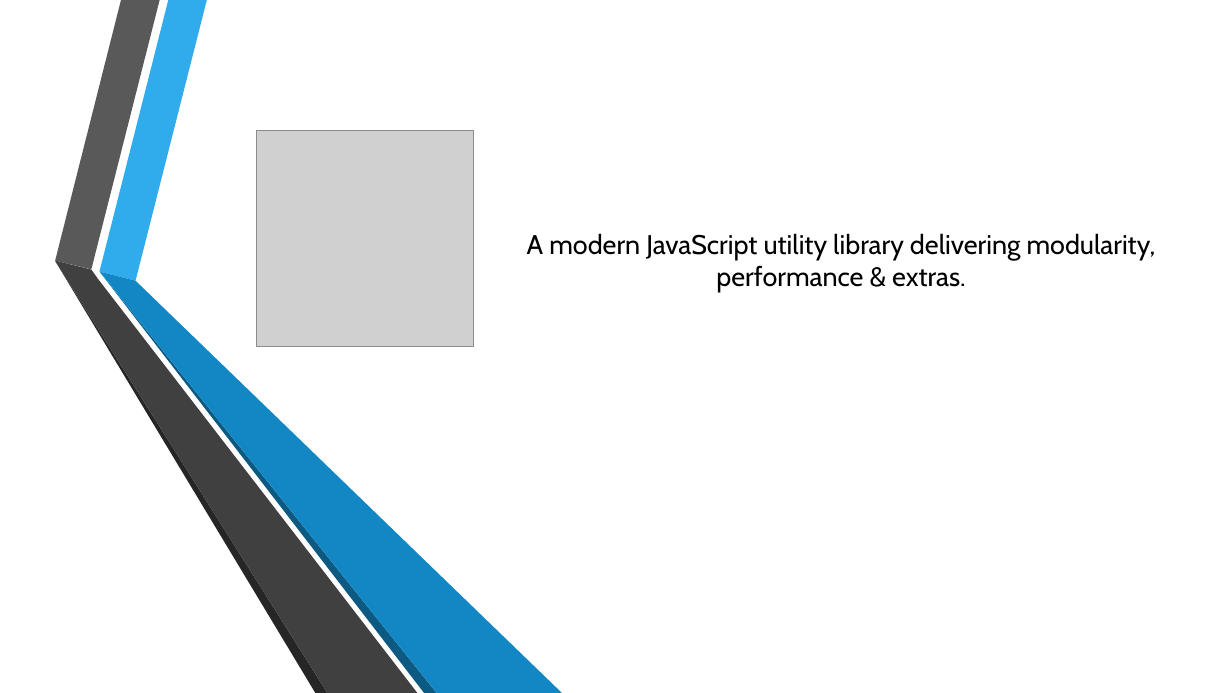
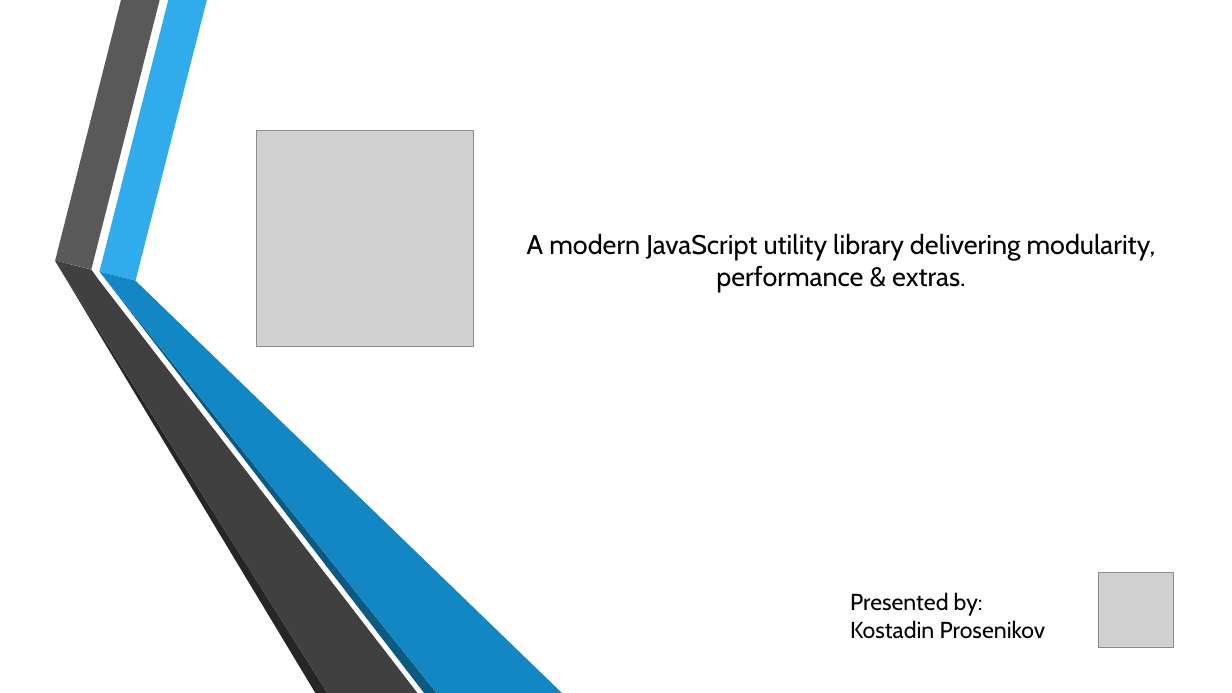
Before and after one commit to KostaProsenikov/lodash, a slide deck: slide 1 of Lodash.pptx. Drawn at 1232x693 pixels with LibreOffice and Linux fonts; fonts in the diff are those of the drawing; grey boxes stand for pictures; background and template pictures are left out. Boxes give left, top, right and bottom in pixels: in the first picture for what was removed or moved away, otherwise in the second. Text is boxed around its words. In the diff, an @@ line names an element or a change of style, - is before the commit and + after.

```diff
--- a/Lodash.pptx
+++ b/Lodash.pptx
@@ text added at <box>850,592,1046,639</box>, 18 pt, text #000000 @@
+Presented by:
+Kostadin Prosenikov
@@ picture added at <box>1098,573,1174,649</box> @@
```
Also in this commit, not shown: 6 other slides changed, 9 slides added, 1 other file.
